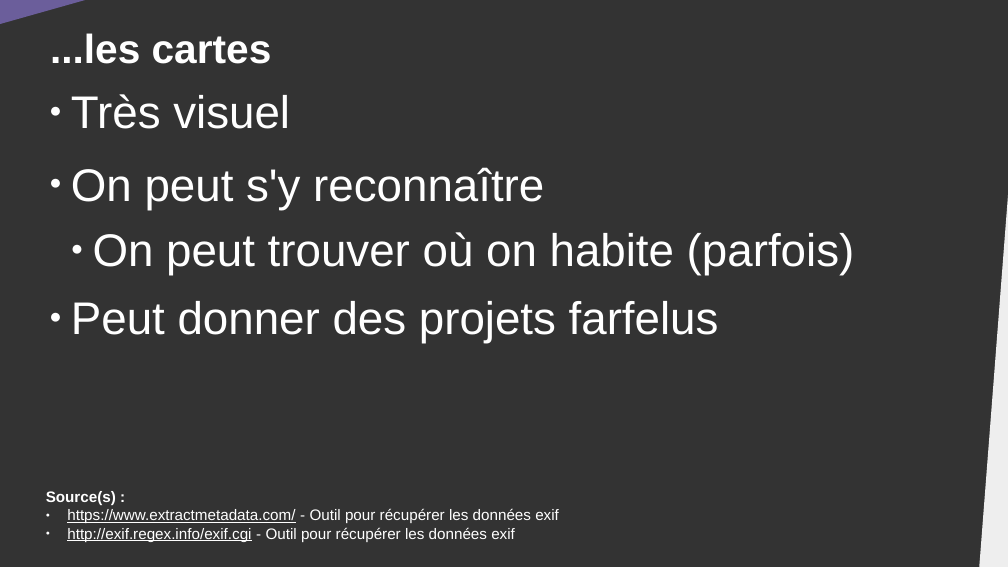
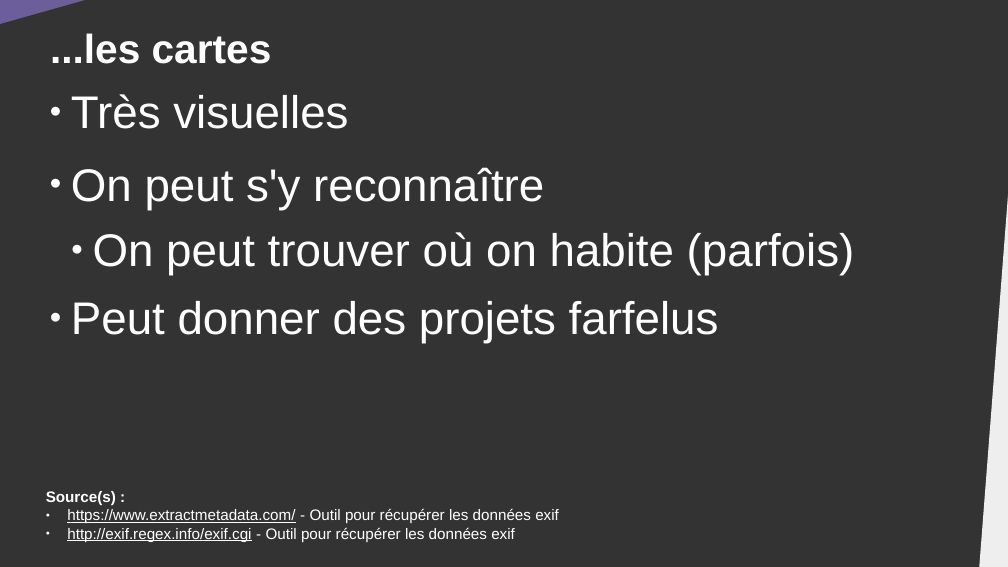
Before and after one commit to DanYellow/cours, a slide deck: slide 6 of data-journalisme-s4/travaux-pratiques/numero-5/presentation.odp. Drawn at 1008x567 pixels with LibreOffice and Linux fonts; fonts in the diff are those of the drawing. Boxes give left, top, right and bottom in pixels: in the first picture for what was removed or moved away, otherwise in the second. Text is boxed around its words. In the diff, an @@ line names an element or a change of style, - is before the commit and + after.

```diff
--- a/data-journalisme-s4/travaux-pratiques/numero-5/presentation.odp
+++ b/data-journalisme-s4/travaux-pratiques/numero-5/presentation.odp
@@ text at [71,94,348,129]: text changed @@
-● Très visuel
+● Très visuelles
```
Also in this commit, not shown: 2 other slides changed, 1 slide added, 22 other files.
